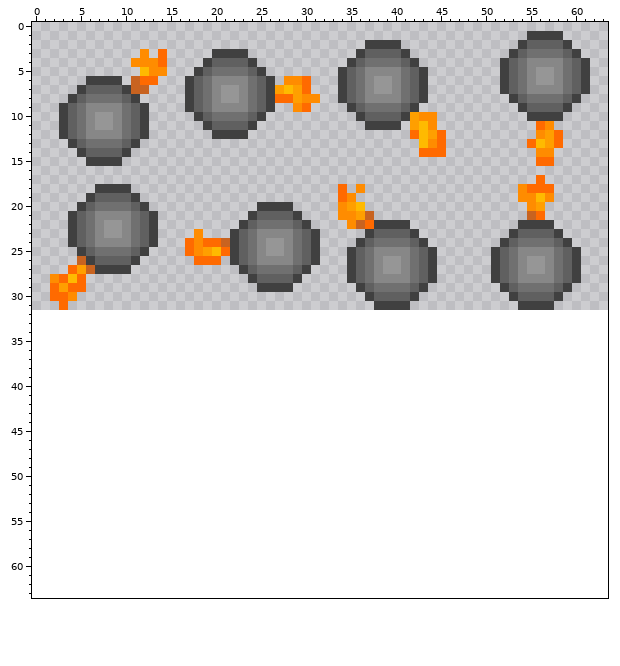
Pixel-art sprite -- src/main/resources/assets/bubble_burst/textures/app/sprites/bomb/anim1.png. The first picture shows the starting point.
The file is 64x32 pixels. The old version is drawn lined up with the new one, on the new canvas.
The result:
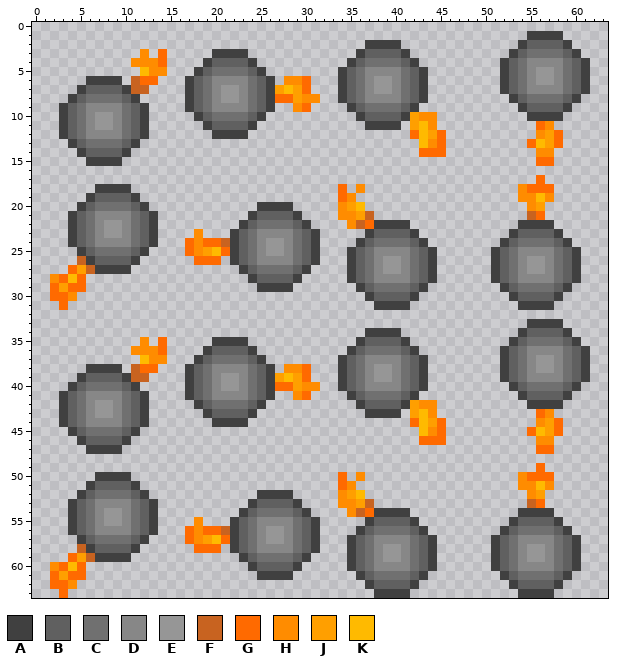
Palette (. is transparent): A #404040  B #606060  C #707070  D #878787  E #969696  F #c86320  G #ff6a00  H #ff8c00  J #ff9f00  K #ffba00
Change:
canvas 64x32 -> 64x64
Changed rows in their new state; - is an unchanged pixel.
first column x 2:
33 -----------------------------------------------------AAAA---
34 -----------------------------------AAAA-------------ABBBBA--
35 ----------H-G-----AAAA------------ABBBBA-----------ABCCCCBA-
36 ---------HHHG----ABBBBA----------ABCCCCBA---------ABCDDDDCBA
37 ----------KHH---ABCCCCBA--------ABCDDDDCBA--------ABCDEEDCBA
38 ----AAAA-FGG---ABCDDDDCBA-HHG---ABCDEEDCBA--------ABCDEEDCBA
39 ---ABBBBAFF----ABCDEEDCBAJKJG---ABCDEEDCBA--------ABCDDDDCBA
40 --ABCCCCBA-----ABCDEEDCBAGGJHH--ABCDDDDCBA---------ABCCCCBA-
41 -ABCDDDDCBA----ABCDDDDCBA--HG----ABCCCCBA-----------ABBBBA--
42 -ABCDEEDCBA-----ABCCCCBA----------ABBBBAJHH----------AAAA---
43 -ABCDEEDCBA------ABBBBA------------AAAA-JKH-----------GH----
44 -ABCDDDDCBA-------AAAA------------------GKJG----------HJG---
45 --ABCCCCBA-------------------------------KHG---------GKJG---
46 ---ABBBBA--------------------------------GGG----------HH----
47 ----AAAA----------------------------------------------GG----
49 ------------------------------------------------------G-----
50 -----AAAA-----------------------G-H-----------------HGGG----
51 ----ABBBBA----------------------GH------------------HHKH----
52 ---ABCCCCBA------------AAAA-----HJK------------------HJ-----
53 --ABCDDDDCBA----------ABBBBA----HHJF-----------------FG-----
54 --ABCDEEDCBA---------ABCCCCBA----HFGAAAA------------AAAA----
55 --ABCDEEDCBA----H---ABCDDDDCBA-----ABBBBA----------ABBBBA---
56 --ABCDDDDCBA---GHGGFABCDEEDCBA----ABCCCCBA--------ABCCCCBA--
57 ---ABCCCCBA----GHJKGABCDEEDCBA---ABCDDDDCBA------ABCDDDDCBA-
58 ---FABBBBA------GGG-ABCDDDDCBA---ABCDEEDCBA------ABCDEEDCBA-
59 --GJFAAAA------------ABCCCCBA----ABCDEEDCBA------ABCDEEDCBA-
60 HGKG------------------ABBBBA-----ABCDDDDCBA------ABCDDDDCBA-
61 GJGG-------------------AAAA-------ABCCCCBA--------ABCCCCBA--
62 GGH--------------------------------ABBBBA----------ABBBBA---
63 -G----------------------------------AAAA------------AAAA----
Where, in picture pixels (left, top, right, bottom), the same in both pictures:
added: (491, 319, 590, 598)
added: (50, 328, 446, 598)
